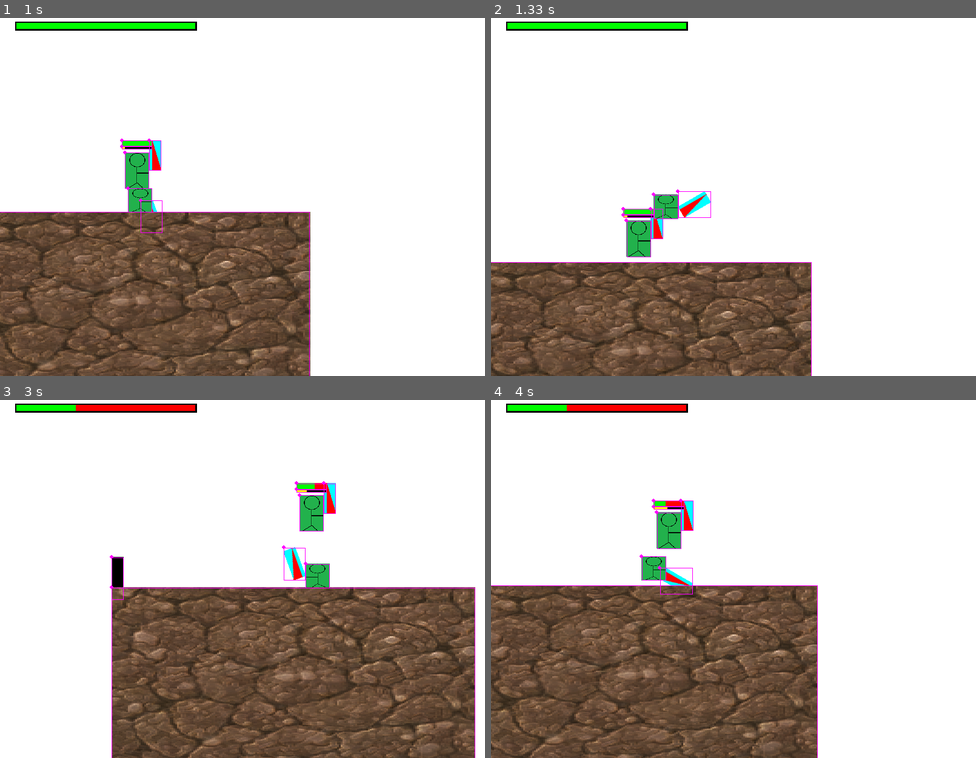
Above: before the commit, frames 1-4 (two rows, left to right).
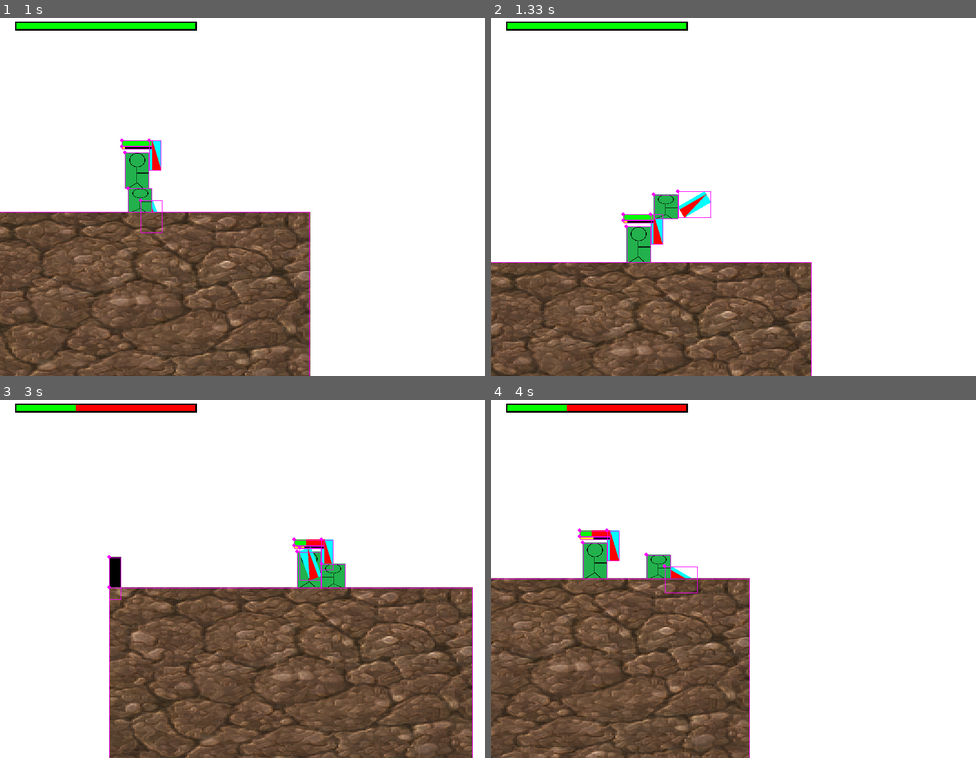
Above: after the commit, the same moments.

Repository: salfk23/2drpg_pygame
Game: pygame game, started from main.py
Two runs of this game, one before a commit and one after it. Both use one fixed random seed, a clock stepped at 60 frames per second and the inputs below.
Inputs:
- Up to frame 1 (1 s): tap I at 0.33 s; hold D from 0.67 s (still down); tap F at 0.73 s; tap J at 0.82 s
- Up to frame 2 (1.33 s): tap F at 1.03, 1.23 s; release D at 1.13 s; hold W from 1.17 s (still down); tap I at 1.32 s
- Up to frame 3 (3 s): release W at 1.47 s; hold D 1.5-1.97 s; tap F at 1.57, 1.87, 2.07, 2.37, 2.63, 2.97 s; hold A 2-2.53 s; tap J at 2.15 s; hold S 2.57-2.87 s; tap I at 2.72 s; hold A from 2.9 s (still down)
- Up to frame 4 (4 s): tap F at 3.27, 3.4, 3.8 s; release A at 3.3 s; hold W 3.33-3.7 s; tap J at 3.48 s; hold D from 3.73 s (still down); tap I at 3.88 s

Frame 1 is identical in both runs. In frame 2, 0.5% of the frame differs, in the area x 26-36%, y 52-69%; in frame 3, 8.6%; in frame 4, 21%, in the area x 0-68%, y 27-100%.

Commit message:
Added Movable Entity Jump Limit

Diff:
--- a/game_engine/entities/dynamic.py
+++ b/game_engine/entities/dynamic.py
@@ -58,6 +58,8 @@
         MovableEntity.__init__(self, position, size)
         self.speed = speed
         self.jump_power = jump_power
+        self.jump_number = 0
+        self.jump_limit = 2
         self._actions: dict[id, dict[id, Callable]] = {}
     @property
     def actions(self):
@@ -80,4 +82,6 @@
     def stop_left(self):
         self.velocity.x = 0 if self.velocity.x < 0 else self.velocity.x
     def move_jump(self):
-        self.velocity.y = -self.jump_power
+        self.jump_number += 1
+        if self.jump_number < self.jump_limit:
+            self.velocity.y = -self.jump_power
--- a/main.py
+++ b/main.py
@@ -15,7 +15,7 @@
 class MovableBox(Player, ColoredEntity):
     def __init__(self, position: pygame.Vector2, size: Size2D, speed: int, jump_power: int):
         super().__init__(player_image, position, size, speed, jump_power)
-
+        self.jump_limit = 3
         self.actions = {
             pygame.KEYDOWN : {
                 pygame.K_d: self.move_right,
@@ -35,9 +35,10 @@
 
         _, dirs = self.calculate_position(self.position, self.position+pygame.Vector2(0, 5))
         for entity in dirs[Direction.DOWN]:
+            self.jump_number = 0
             print("Jumped on " + entity.name)
             if isinstance(entity, Enemy):
-                entity.health -= 20
+                entity.hurt(20)
         super().move_jump()
 
     def attack(self):
